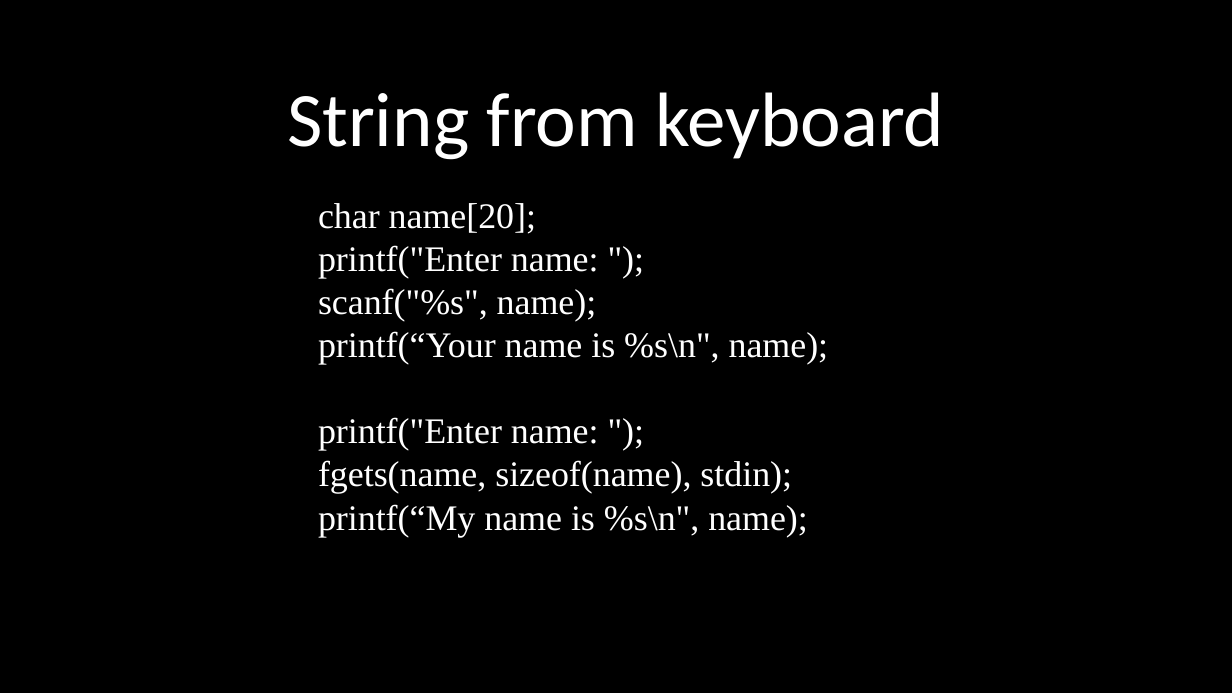
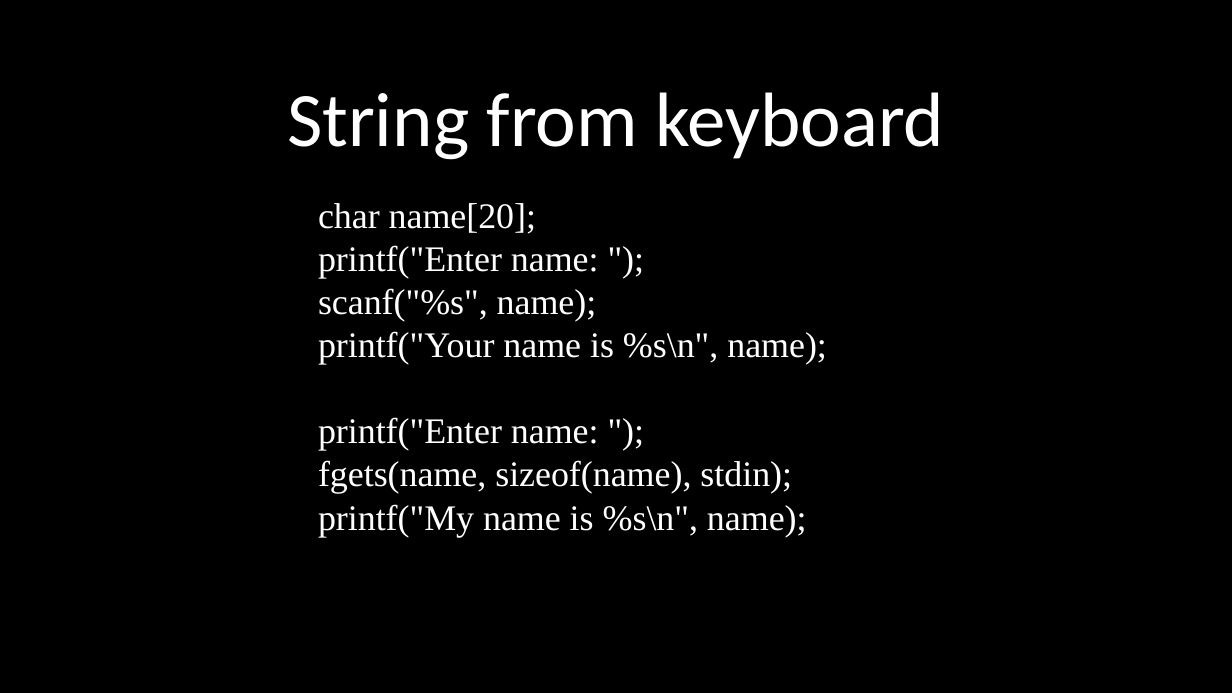
Before and after one commit to kruffka/C-Programming, a slide deck: slide 21 of 2024-2025/slides_pptx/5_static_arrays.pptx (slide 9 before the commit). Drawn at 1232x693 pixels with LibreOffice and Linux fonts; fonts in the diff are those of the drawing. Boxes give left, top, right and bottom in pixels: in the first picture for what was removed or moved away, otherwise in the second. Text is boxed around its words. In the diff, an @@ line names an element or a change of style, - is before the commit and + after.

```diff
--- a/2024-2025/slides_pptx/5_static_arrays.pptx
+++ b/2024-2025/slides_pptx/5_static_arrays.pptx
@@ text at (318, 331, 827, 364): text changed @@
-printf(“Your name is %s\n", name);
+printf("Your name is %s\n", name);
@@ text at (318, 504, 807, 537): text changed @@
-printf(“My name is %s\n", name);
+printf("My name is %s\n", name);
```
Also in this commit, not shown: 1 other slide changed, 10 slides added, 2 other files.
